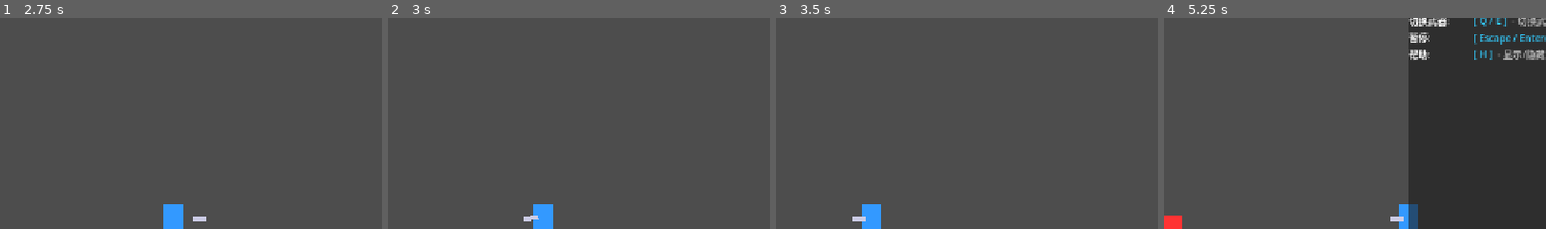
Above: before the commit, frames 1-4 (left to right).
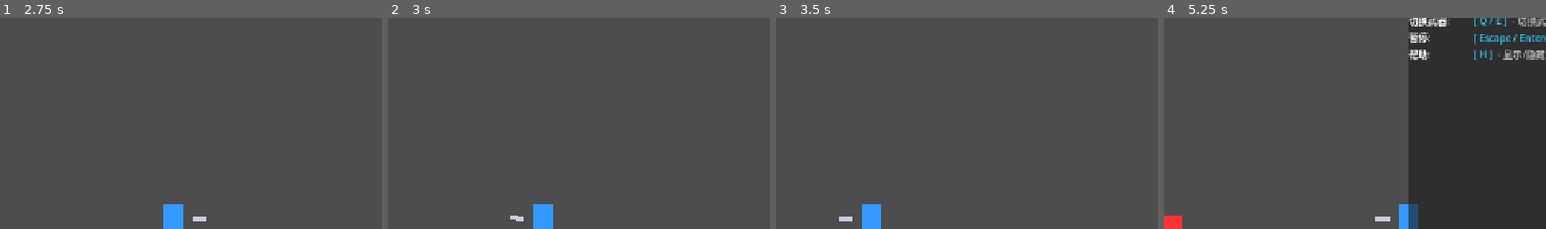
Above: after the commit, the same moments.

Repository: czlczlczl/just-attack
Game: Godot game, scene res://scenes/main.tscn
The game is run twice, just before and just after one commit, with the same random seed, the same clock (stepped at 60 frames per second) and the same inputs.
Inputs (mouse positions are % of the whole screen's width and height, from its top left):
- Up to frame 1 (2.75 s): click "? 帮助" at 0.5 s; tap Enter at 1.25 s; move the mouse to (72, 44) at 1.27 s; hold D from 1.28 s (still down); tap J at 1.35 s; click (72, 44) at 1.42 s; tap Space at 1.52, 2.27 s; move the mouse to (30, 54) at 2.02 s; tap K at 2.1 s
- Up to frame 2 (3 s): move the mouse to (60, 27) at 2.77 s; release D at 2.78 s; hold A from 2.78 s (still down); tap L at 2.85 s
- Up to frame 3 (3.5 s): keep holding A
- Up to frame 4 (5.25 s): move the mouse to (45, 70) at 3.52 s; release A at 3.53 s; hold D 3.53-5.03 s; tap Q at 3.6 s; click (45, 70) at 3.67 s; tap Space at 3.77, 4.52 s; move the mouse to (80, 64) at 4.27 s; tap E at 4.35 s; move the mouse to (20, 34) at 5.02 s; hold A from 5.03 s (still down); tap H at 5.1 s
The pictures show only the part of the screen within x 50-100%, y 44-94%; the shares and areas given below are measured in that part.

Frame 1 is identical in both runs. In frame 2, 0.2% of the frame differs, in the area x 32-40%, y 93-97%; in frame 3, 0.2%; in frame 4, 0.2%, in the area x 55-63%, y 94-97%.

Commit message:
fix: flip weapon visual when character faces left
Set scale.x to facing_direction so the weapon sprite and swing
animation mirror correctly when the player turns around.

Co-Authored-By: Claude Opus 4.6 <noreply@anthropic.com>

Diff:
--- a/scenes/player/player.gd
+++ b/scenes/player/player.gd
@@ -139,8 +139,9 @@
 	current_weapon = weapon
 	add_child(current_weapon)
 
-	# 设置武器位置（根据面向方向调整）
+	# 设置武器位置和翻转（根据面向方向调整）
 	current_weapon.position = Vector2(32 * facing_direction, 0)
+	current_weapon.scale = Vector2(facing_direction, 1)
 
 	weapon_changed.emit(weapon.weapon_name if weapon.has_method("get_weapon_name") else "Unknown")
 
@@ -173,6 +174,7 @@
 func _update_weapon_position() -> void:
 	if current_weapon and current_weapon.is_inside_tree():
 		current_weapon.position = Vector2(32 * facing_direction, 0)
+		current_weapon.scale = Vector2(facing_direction, 1)
 		# 如果武器有方向属性，也更新它
 		if current_weapon.has_method("set_attack_direction"):
 			current_weapon.set_attack_direction(facing_direction)
